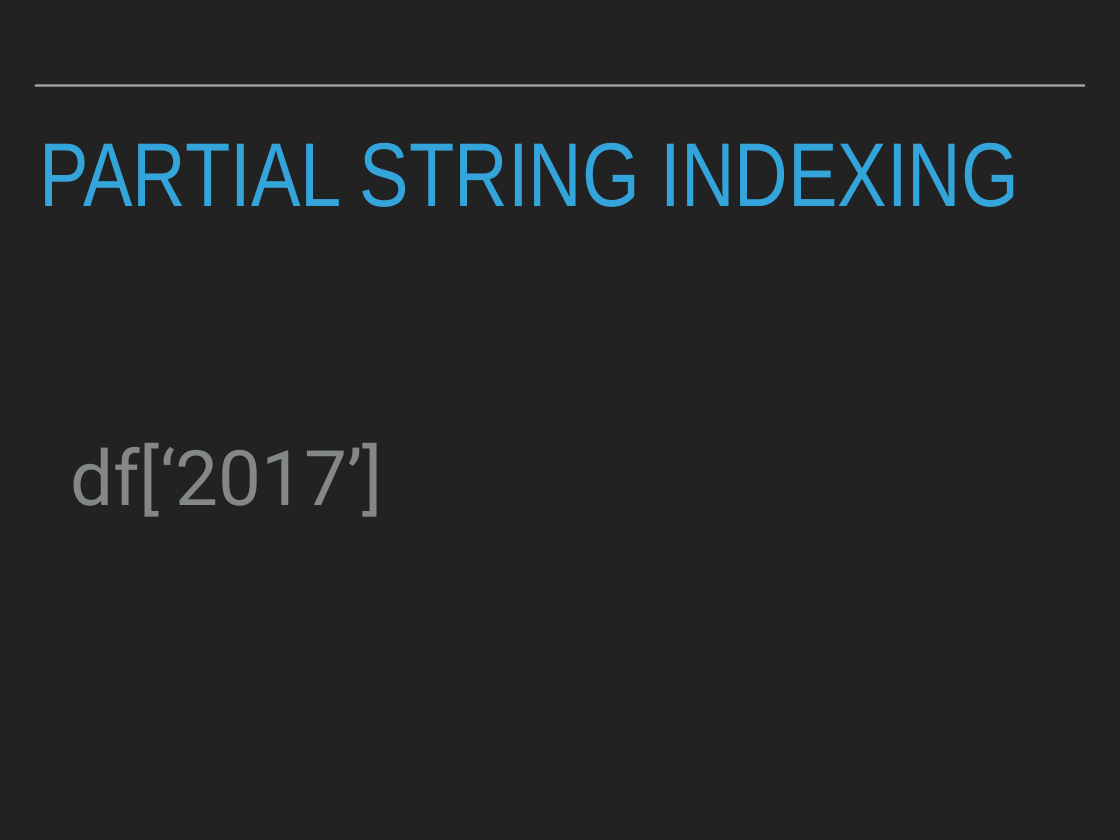
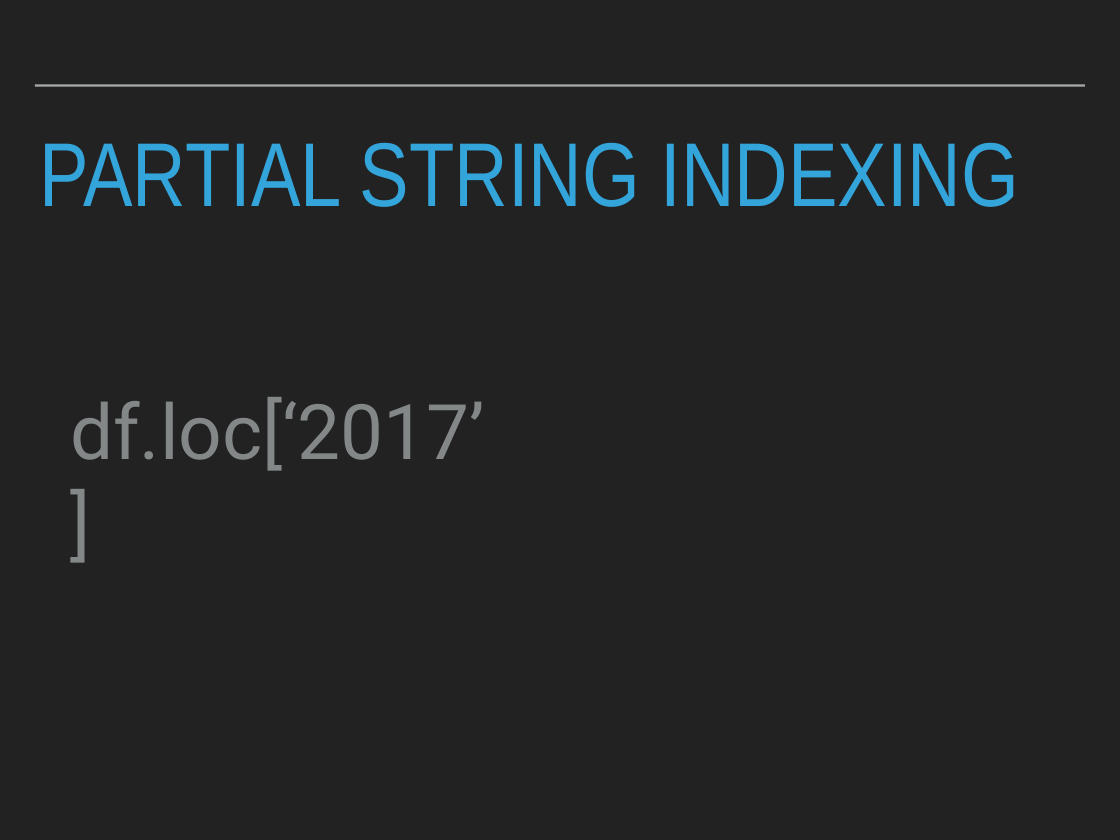
Before and after one commit to patricks1/python-for-data-science, a slide deck: slide 4 of Session08/Session8_Slides.pptx (slide 5 before the commit). Drawn at 1120x840 pixels with LibreOffice and Linux fonts; fonts in the diff are those of the drawing. Boxes give left, top, right and bottom in pixels: in the first picture for what was removed or moved away, otherwise in the second. Text is boxed around its words. In the diff, an @@ line names an element or a change of style, - is before the commit and + after.

```diff
--- a/Session08/Session8_Slides.pptx
+++ b/Session08/Session8_Slides.pptx
@@ text at <box>70,397,485,471</box>: text changed @@
-df[‘2017’]
+df.loc[‘2017’]
```
Also in this commit, not shown: 2 other slides changed, 1 slide removed, 6 other files.
